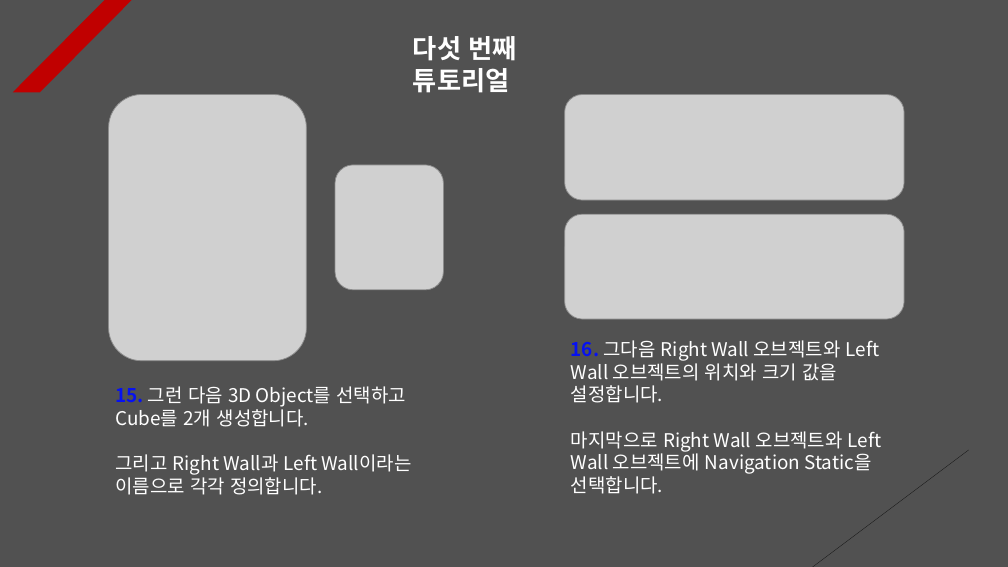
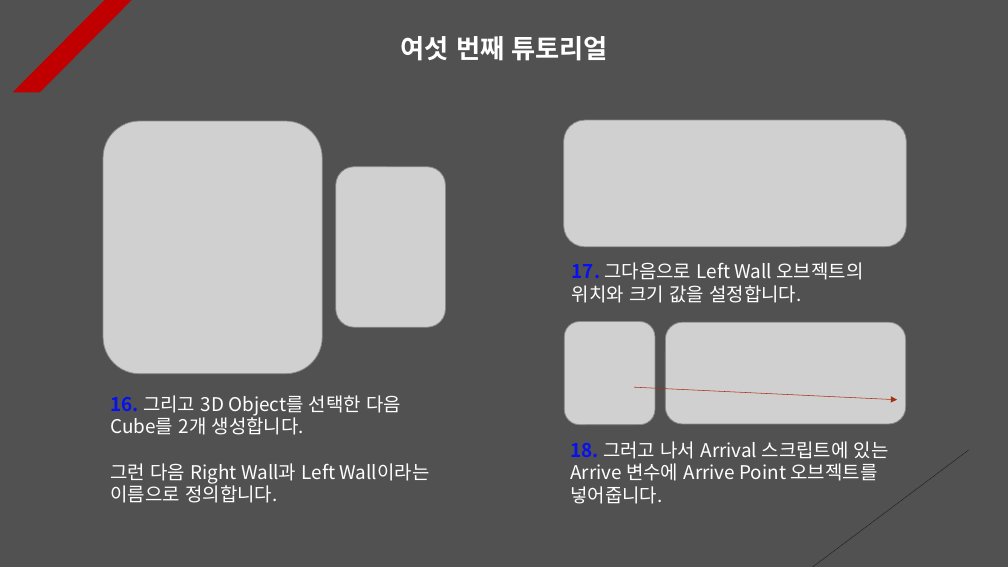
Before and after one commit to Unity2033/3D-UnityEngine, a slide deck: slide 6 of Assets/Class/NavMesh Obstacle/PPT Data/NavMesh Obstacle Example.pptx (slide 5 before the commit). Drawn at 1008x567 pixels with LibreOffice and Linux fonts; fonts in the diff are those of the drawing; grey boxes stand for pictures. Boxes give left, top, right and bottom in pixels: in the first picture for what was removed or moved away, otherwise in the second. Text is boxed around its words. In the diff, an @@ line names an element or a change of style, - is before the commit and + after.

```diff
--- a/Assets/Class/NavMesh Obstacle/PPT Data/NavMesh Obstacle Example.pptx
+++ b/Assets/Class/NavMesh Obstacle/PPT Data/NavMesh Obstacle Example.pptx
@@ text at box(401, 36, 608, 61): text changed @@
-다섯 번째 튜토리얼
+여섯 번째 튜토리얼
@@ picture: place and size @@
-picture at box(109, 95, 307, 361)
+picture at box(103, 121, 322, 374)
@@ picture: place and size @@
-picture at box(565, 95, 904, 200)
+picture at box(564, 120, 907, 247)
@@ picture: place and size @@
-picture at box(335, 165, 443, 290)
+picture at box(336, 167, 445, 327)
@@ picture removed at box(565, 214, 904, 319) @@
@@ text at box(572, 262, 864, 303): text changed @@
-16. 그다음 Right Wall 오브젝트와 Left Wall 오브젝트의 위치와 크기 값을 설정합니다.
-마지막으로 Right Wall 오브젝트와 Left Wall 오브젝트에 Navigation Static을 선택합니다.
+17. 그다음으로 Left Wall 오브젝트의 위치와 크기 값을 설정합니다.
@@ picture added at box(565, 321, 656, 424) @@
@@ picture added at box(665, 322, 906, 424) @@
@@ arrow added from (634, 387) to (898, 400), #A5300F 0.5 pt dashed @@
@@ text at box(111, 395, 430, 503): text changed @@
-15. 그런 다음 3D Object를 선택하고 Cube를 2개 생성합니다.
-그리고 Right Wall과 Left Wall이라는 이름으로 각각 정의합니다.
+16. 그리고 3D Object를 선택한 다음 Cube를 2개 생성합니다.
+그런 다음 Right Wall과 Left Wall이라는 이름으로 정의합니다.
@@ text added at box(570, 441, 889, 504), 18 pt, text #FFFFFF @@
+18. 그러고 나서 Arrival 스크립트에 있는 Arrive 변수에 Arrive Point 오브젝트를 넣어줍니다.
```
Also in this commit, not shown: 11 other slides changed, 1 slide added, 30 other files.
